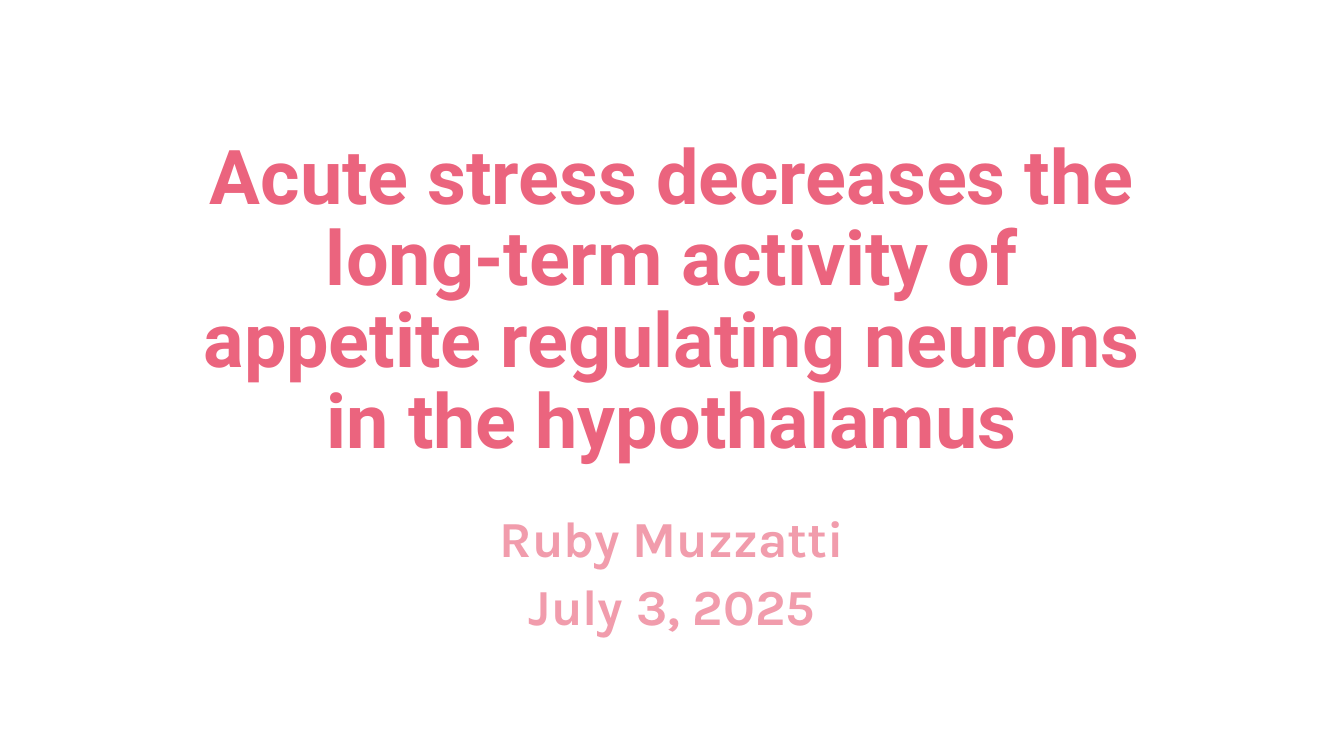
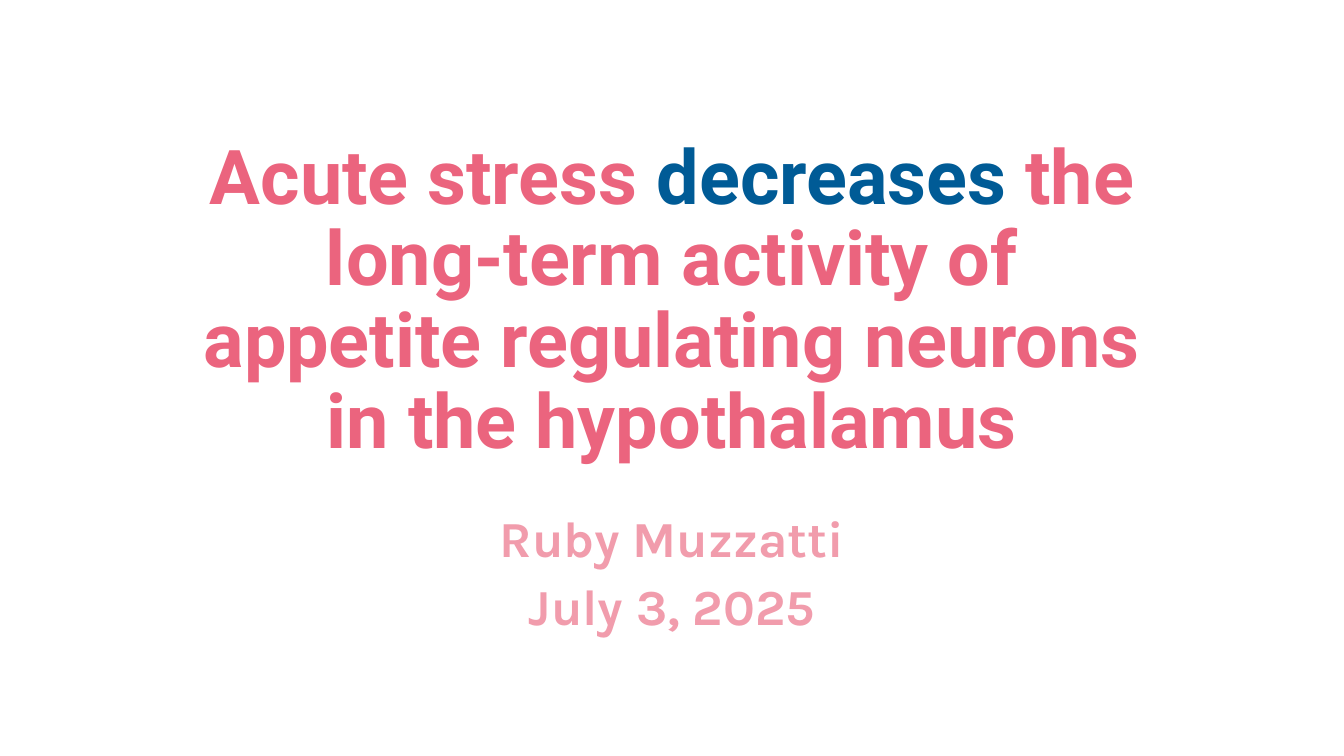
Before and after one commit to rmuzzatti/honours, a slide deck: slide 1 of Presentations/data_presentation_20250703.pptx. Drawn at 1344x756 pixels with LibreOffice and Linux fonts; fonts in the diff are those of the drawing. Boxes give left, top, right and bottom in pixels: in the first picture for what was removed or moved away, otherwise in the second. Text is boxed around its words. In the diff, an @@ line names an element or a change of style, - is before the commit and + after.

```diff
--- a/Presentations/data_presentation_20250703.pptx
+++ b/Presentations/data_presentation_20250703.pptx
@@ title "Acute stress decreases the long-term ..." at bbox=[204, 147, 1140, 464]: text colour #EB647E to #005B96 in "decreases" @@
```
Also in this commit, not shown: 1 slide removed, 1 other file.
